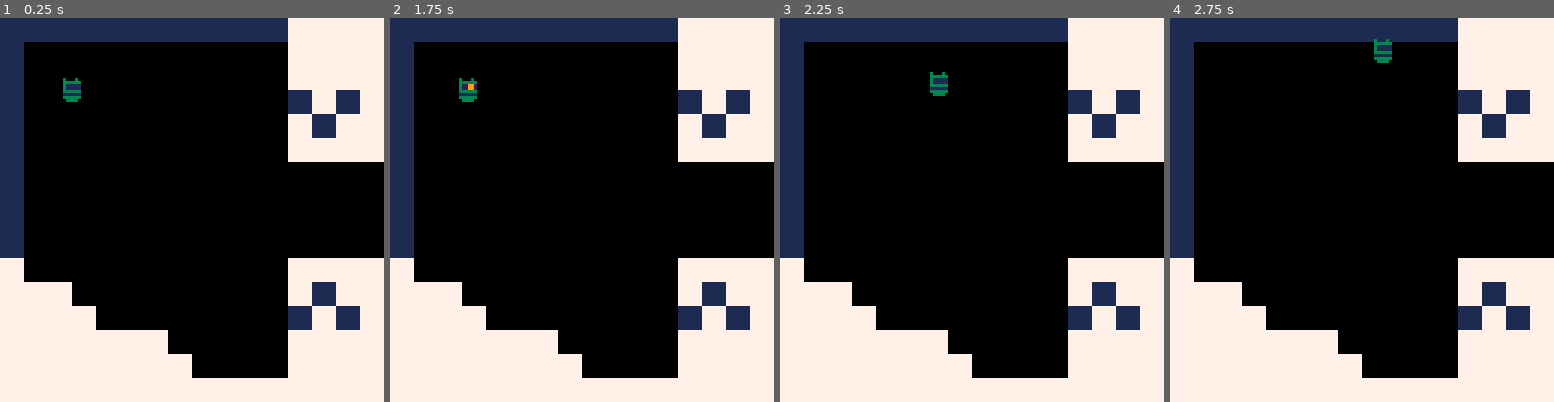
Above: before the commit, frames 1-4 (left to right).
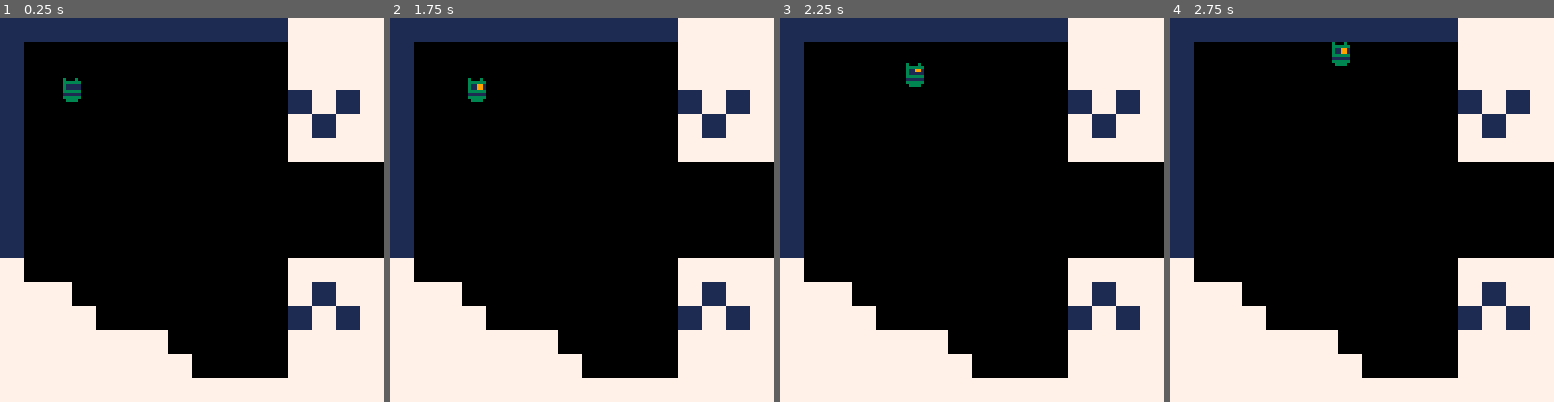
Above: after the commit, the same moments.

Repository: alxgnon/pico-8
Game: PICO-8 cartridge robovania.p8
Same seed, same stepped clock (60 frames per second), same inputs: the game is played once before the commit and once after it.
Inputs:
- Up to frame 1 (0.25 s): no input
- Up to frame 2 (1.75 s): hold Right from 1.6 s (still down)
- Up to frame 3 (2.25 s): release Right at 2.1 s; hold Up from 2.15 s (still down)
- Up to frame 4 (2.75 s): release Up at 2.42 s; hold Right from 2.47 s (still down)

Frame 1 is identical in both runs. In frame 2, 0.3% of the frame differs, in the area x 17-25%, y 15-22%; in frame 3, 0.5%, in the area x 32-44%, y 11-21%; in frame 4, 0.5%.

Commit message:
animate player

Diff:
--- a/robovania.p8
+++ b/robovania.p8
@@ -37,8 +37,8 @@
 
 function _init()
 	player = spawn{x=3, y=3, spr=17,
-		inertia=0.88, bounce=0,
-		accel = 0.04}
+		inertia=0, bounce=0,
+		accel = 0.18}
 end
 
 
@@ -78,25 +78,56 @@
 end
 
 
--- other systems --------------
+-- physics --------------------
 
 function inertia(a)
 	a.dx *= a.inertia
 	a.dy *= a.inertia
 end
 
-function animate(a)
-	a.frame = a.t / 10 % 2
-end
-
 
 -- player control -------------
 
 function control(a)
-	if (btn(0)) a.dx -= a.accel
-	if (btn(1)) a.dx += a.accel
-	if (btn(2)) a.dy -= a.accel
-	if (btn(3)) a.dy += a.accel
+	a.b0=btn(0) a.b1=btn(1)
+	a.b2=btn(2) a.b3=btn(3)
+
+	if (a.b0) a.dx -= a.accel
+	if (a.b1) a.dx += a.accel
+	if (a.b2) a.dy -= a.accel
+	if (a.b3) a.dy += a.accel
+end
+
+
+-- animate --------------------
+
+function animplayer(a)
+	if not (a.b0 or a.b1
+			or a.b2 or a.b3) then
+		-- idle
+		if a.t > (a.eyeoff or 0) then
+			a.frame = 0
+		else
+			a.frame = 1
+		end
+
+	else
+		-- moving
+		a.eyeoff = a.t + 40
+		if a.b2 then
+			a.frame = 2
+		elseif a.b3 then
+			a.frame = 3
+		else
+			a.frame = 1
+		end
+
+		if a.b0 then
+			a.flipx = true
+		elseif a.b1 then
+			a.flipx = false
+		end
+	end
 end
 
 
@@ -107,11 +138,11 @@
 	collidex(a)
 	collidey(a)
 	inertia(a)
-	animate(a)
 end
 
 function _update()
 	control(player)
+	animplayer(player)
 	foreach(actors, act)
 end
 
@@ -121,7 +152,8 @@
 function drawactor(a)
 	local sx = a.x * 8 - 4
 	local sy = a.y * 8 - 4
-	spr(a.spr + a.frame, sx, sy)
+	spr(a.spr+a.frame, sx,sy, 1,1,
+		a.flipx)
 end
 
 function _draw()
Not shown, changed: the sound effects (__sfx__) section of robovania.p8
